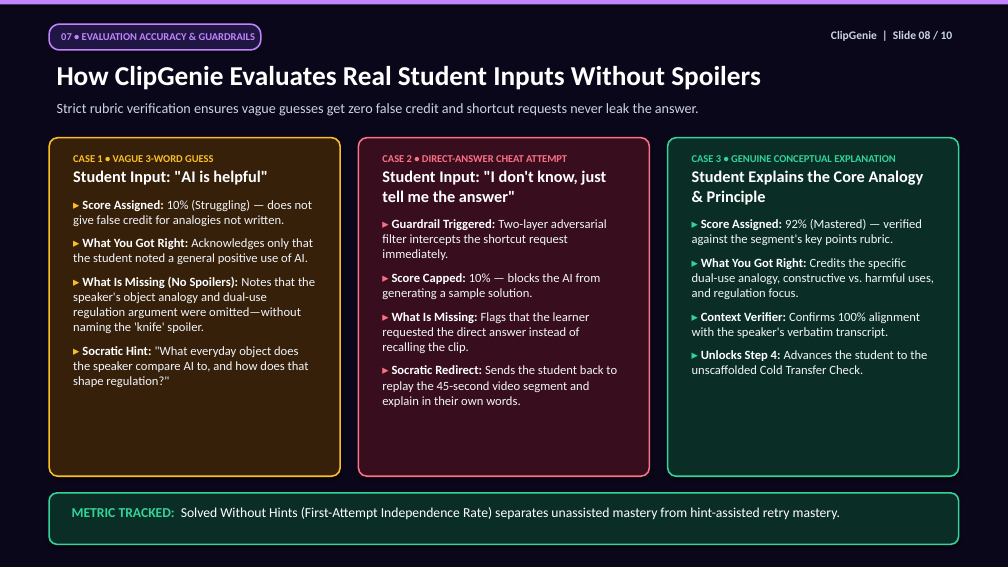
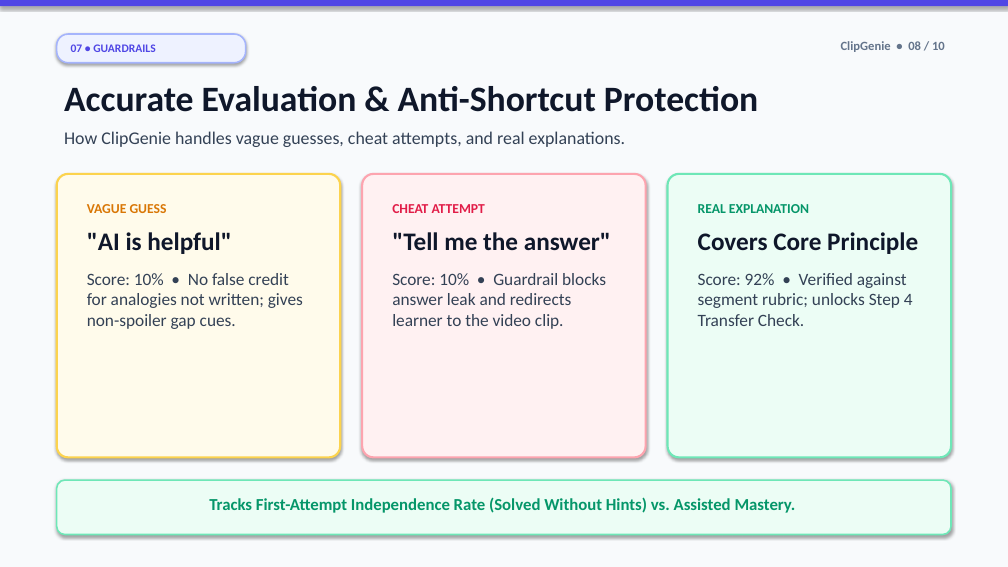
Before and after one commit to ansnaeemcodes/clipgenie, a slide deck: slide 8 of ClipGenie_Presentation.pptx. Drawn at 1008x567 pixels with LibreOffice and Linux fonts; fonts in the diff are those of the drawing. Boxes give left, top, right and bottom in pixels: in the first picture for what was removed or moved away, otherwise in the second. Text is boxed around its words. In the diff, an @@ line names an element or a change of style, - is before the commit and + after.

Commit message:
design(deck): create clean light-theme stage presentation with minimal text for projector visibility

```diff
--- a/ClipGenie_Presentation.pptx
+++ b/ClipGenie_Presentation.pptx
@@ rectangle at bbox=[0, 0, 1008, 567]: fill #0B071A to #F8FAFC @@
@@ rectangle at bbox=[0, 0, 1008, 6]: fill #C084FC to #4F46E5 @@
@@ rounded rectangle "07 • GUARDRAILS": place and size @@
-rounded rectangle "07 • GUARDRAILS" at bbox=[49, 24, 261, 50]
+rounded rectangle "07 • GUARDRAILS" at bbox=[57, 34, 246, 63]
@@ rounded rectangle "07 • GUARDRAILS" at bbox=[57, 34, 246, 63]: fill #201644 to #EEF2FF; outline #C084FC 1.5 pt to #A5B4FC 1.5 pt @@
@@ text in rounded rectangle at bbox=[71, 44, 155, 52]: text changed; size 10 to 11 pt; text colour #C084FC to #4F46E5 @@
-07 • EVALUATION ACCURACY & GUARDRAILS
+07 • GUARDRAILS
@@ text at bbox=[841, 41, 945, 52]: text changed; size 11 to 12 pt; text colour #CBD5E1 to #64748B @@
-ClipGenie | Slide 08 / 10
+ClipGenie • 08 / 10
@@ text at bbox=[64, 86, 758, 112]: text changed; size 26 to 34 pt; text colour #FFFFFF to #0F172A @@
-How ClipGenie Evaluates Real Student Inputs Without Spoilers
+Accurate Evaluation & Anti-Shortcut Protection
@@ text at bbox=[64, 131, 625, 147]: text changed; size 13.5 to 17 pt; text colour #CBD5E1 to #334155 @@
-Strict rubric verification ensures vague guesses get zero false credit and shortcut requests never leak the answer.
+How ClipGenie handles vague guesses, cheat attempts, and real explanations.
@@ rounded rectangle: place and size @@
-rounded rectangle at bbox=[49, 138, 340, 476]
+rounded rectangle at bbox=[57, 174, 340, 457]
@@ rounded rectangle at bbox=[57, 174, 340, 457]: fill #36200A to #FFFBEB; outline #FBBF24 1.5 pt to #FCD34D 2 pt; proportions changed @@
@@ rounded rectangle: place and size @@
-rounded rectangle at bbox=[358, 138, 650, 476]
+rounded rectangle at bbox=[362, 174, 646, 457]
@@ rounded rectangle at bbox=[362, 174, 646, 457]: fill #380E1E to #FFF1F2; outline #FB7185 1.5 pt to #FDA4AF 2 pt; proportions changed @@
@@ rounded rectangle: place and size @@
-rounded rectangle at bbox=[668, 138, 959, 476]
+rounded rectangle at bbox=[668, 174, 951, 457]
@@ rounded rectangle at bbox=[668, 174, 951, 457]: fill #0A2E26 to #ECFDF5; outline #34D399 1.5 pt to #6EE7B7 2 pt; proportions changed @@
@@ text at bbox=[87, 204, 303, 329]: text changed; size 12 to 16.5 pt; text colour #F1F5F9 to #334155 @@
-CASE 1 • VAGUE 3-WORD GUESS
-Student Input: "AI is helpful"
-▸ Score Assigned: 10% (Struggling) — does not give false credit for analogies not written.
-▸ What You Got Right: Acknowledges only that the student noted a general positive use of AI.
-▸ What Is Missing (No Spoilers): Notes that the speaker's object analogy and dual-use regulation argument were omitted—without naming the 'knife' spoiler.
-▸ Socratic Hint: "What everyday object does the speaker compare AI to, and how does that shape regulation?"
+VAGUE GUESS
+"AI is helpful"
+Score: 10% • No false credit for analogies not written; gives non-spoiler gap cues.
@@ text at bbox=[392, 204, 611, 329]: text changed; size 12 to 16.5 pt; text colour #F1F5F9 to #334155 @@
-CASE 2 • DIRECT-ANSWER CHEAT ATTEMPT
-Student Input: "I don't know, just tell me the answer"
-▸ Guardrail Triggered: Two-layer adversarial filter intercepts the shortcut request immediately.
-▸ Score Capped: 10% — blocks the AI from generating a sample solution.
-▸ What Is Missing: Flags that the learner requested the direct answer instead of recalling the clip.
-▸ Socratic Redirect: Sends the student back to replay the 45-second video segment and explain in their own words.
+CHEAT ATTEMPT
+"Tell me the answer"
+Score: 10% • Guardrail blocks answer leak and redirects learner to the video clip.
@@ text at bbox=[698, 204, 918, 326]: text changed; size 12 to 16.5 pt; text colour #F1F5F9 to #334155 @@
-CASE 3 • GENUINE CONCEPTUAL EXPLANATION
-Student Explains the Core Analogy & Principle
-▸ Score Assigned: 92% (Mastered) — verified against the segment's key points rubric.
-▸ What You Got Right: Credits the specific dual-use analogy, constructive vs. harmful uses, and regulation focus.
-▸ Context Verifier: Confirms 100% alignment with the speaker's verbatim transcript.
-▸ Unlocks Step 4: Advances the student to the unscaffolded Cold Transfer Check.
+REAL EXPLANATION
+Covers Core Principle
+Score: 92% • Verified against segment rubric; unlocks Step 4 Transfer Check.
@@ rounded rectangle: place and size @@
-rounded rectangle at bbox=[49, 493, 959, 544]
+rounded rectangle at bbox=[57, 480, 951, 535]
@@ rounded rectangle at bbox=[57, 480, 951, 535]: fill #0A2E26 to #ECFDF5; outline #34D399 1.5 pt to #6EE7B7 1.5 pt @@
@@ text at bbox=[209, 497, 796, 513]: text changed; size 13 to 16 pt; text colour #FFFFFF to #059669; bold on @@
-METRIC TRACKED: Solved Without Hints (First-Attempt Independence Rate) separates unassisted mastery from hint-assisted retry mastery.
+Tracks First-Attempt Independence Rate (Solved Without Hints) vs. Assisted Mastery.
```
Also in this commit, not shown: 6 other slides changed, 3 slides added, 3 slides removed, 7 other files.
